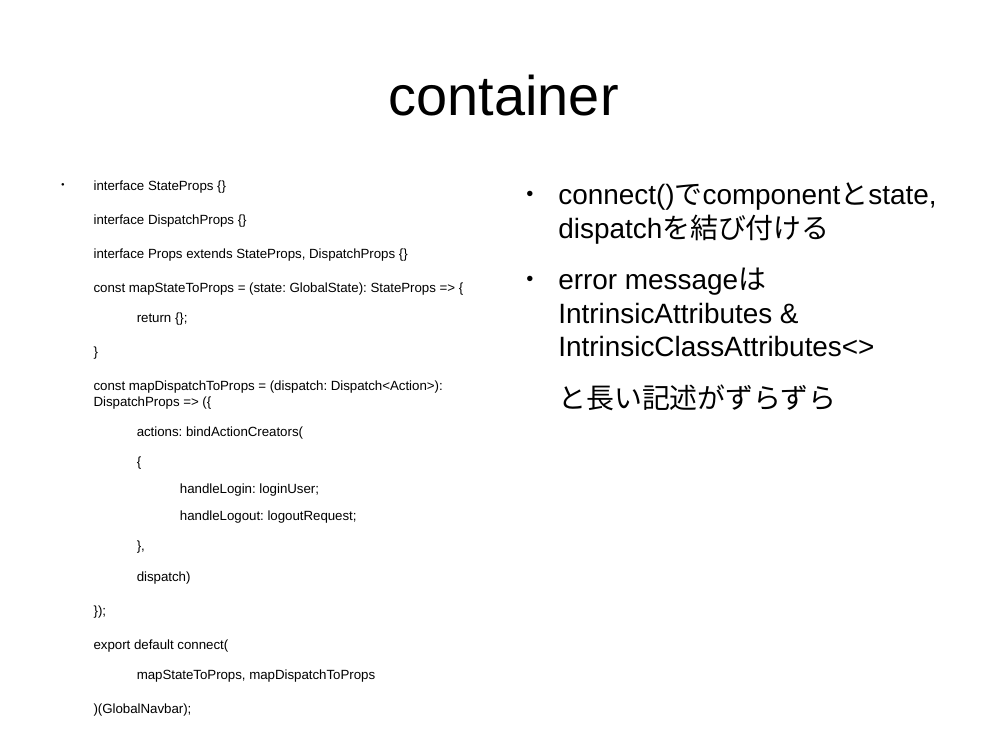
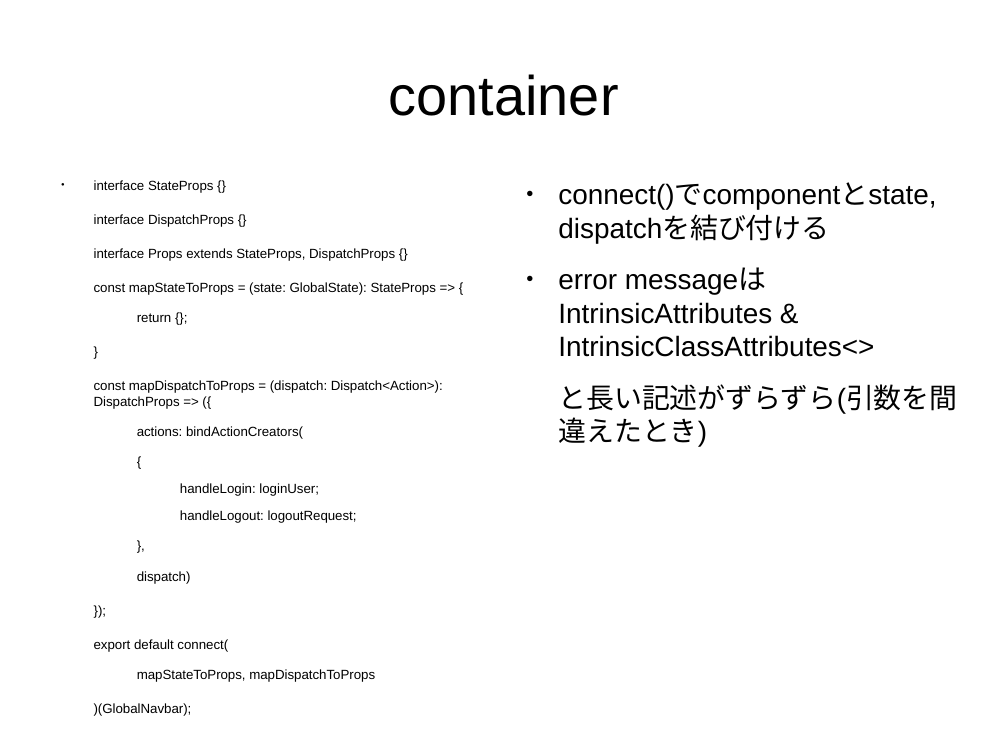
Before and after one commit to sallop/til, a slide deck: slide 15 of reduxwithts.odp. Drawn at 1008x756 pixels with LibreOffice and Linux fonts; fonts in the diff are those of the drawing. Boxes give left, top, right and bottom in pixels: in the first picture for what was removed or moved away, otherwise in the second. Text is boxed around its words. In the diff, an @@ line names an element or a change of style, - is before the commit and + after.

```diff
--- a/reduxwithts.odp
+++ b/reduxwithts.odp
@@ text at (x1=558, y1=384, x2=957, y2=447): text changed @@
-と長い記述がずらずら
+と長い記述がずらずら(引数を間違えたとき)
```
Also in this commit, not shown: 4 other slides changed, 3 slides added, 1 slide removed.
